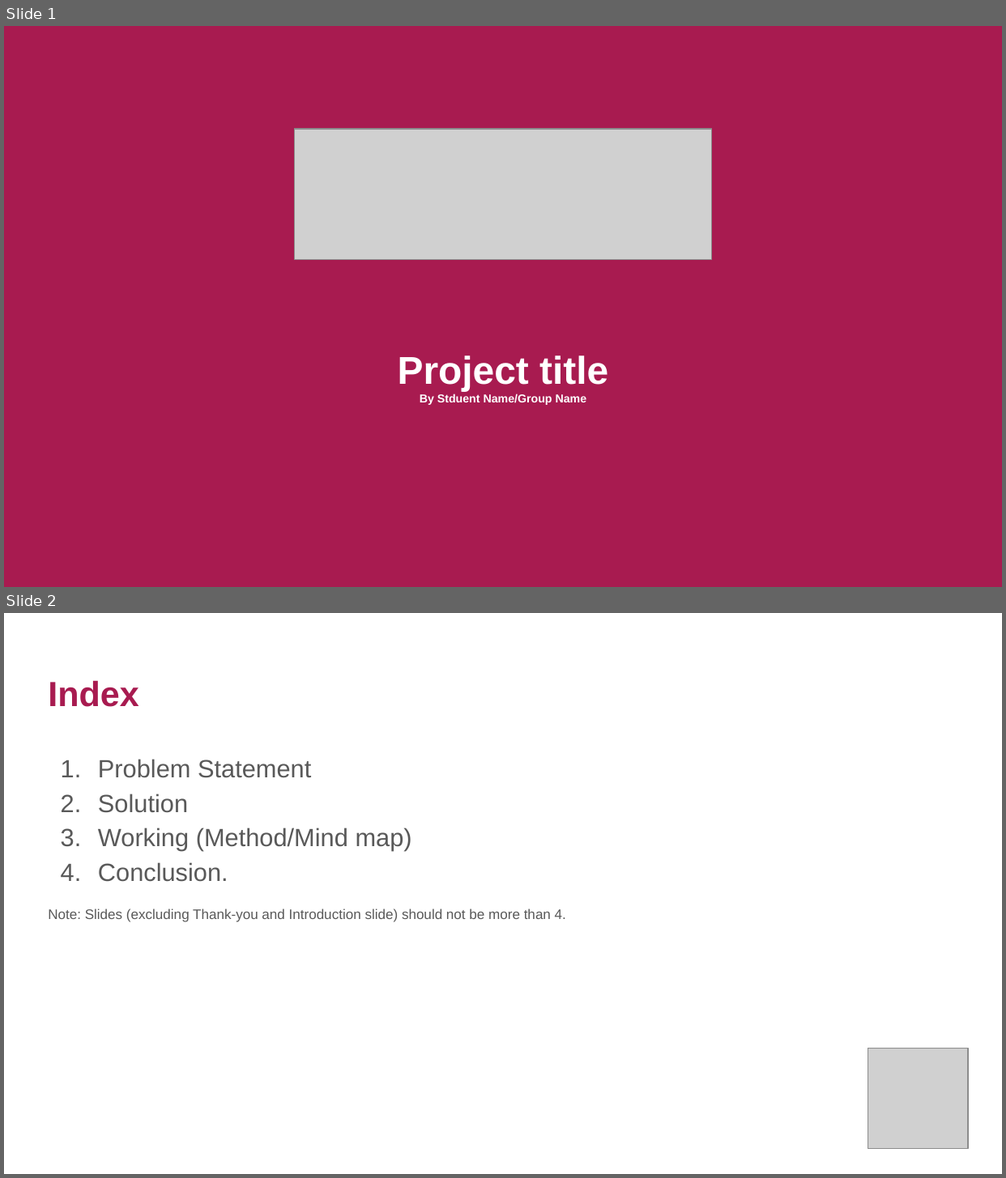
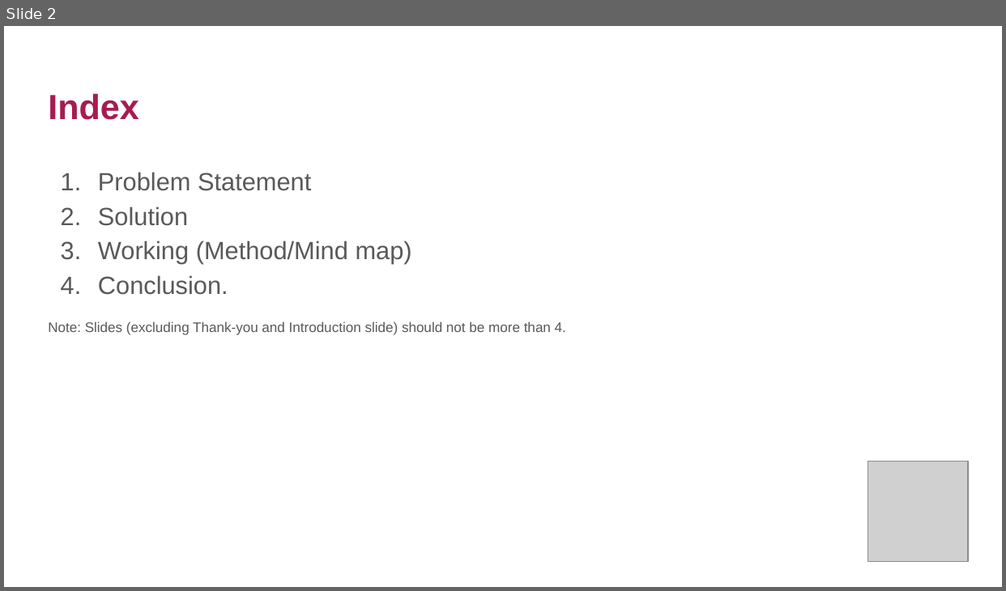
Before and after one commit to Samarth-ITM/HTMLCODES, a slide deck: ProjectQuiz/quiz-tournament/Documentation/HTMLCSSJSamarth.pptx. Shown one above the other, each under a label of ours: slides 1 and 2 before the commit, slide 2 after it. The pictures are 1006x1178 and 1006x591 pixels, drawn with LibreOffice and Linux fonts; fonts in the diff are those of the drawing; grey boxes stand for pictures. Boxes give left, top, right and bottom in pixels: in the first picture for what was removed or moved away, otherwise in the second. Text is boxed around its words. In the diff, an @@ line names an element or a change of style, - is before the commit and + after.

```diff
--- a/ProjectQuiz/quiz-tournament/Documentation/HTMLCSSJSamarth.pptx
+++ b/ProjectQuiz/quiz-tournament/Documentation/HTMLCSSJSamarth.pptx
@@ slide 1 removed at [4, 26, 1002, 587], background #A81B50 @@
@@ picture removed at [295, 129, 711, 259] @@
@@ subtitle removed at [398, 356, 608, 405] @@
-Project title
-By Stduent Name/Group Name
```
Also in this commit, not shown: 1 slide added, 3 other files.
